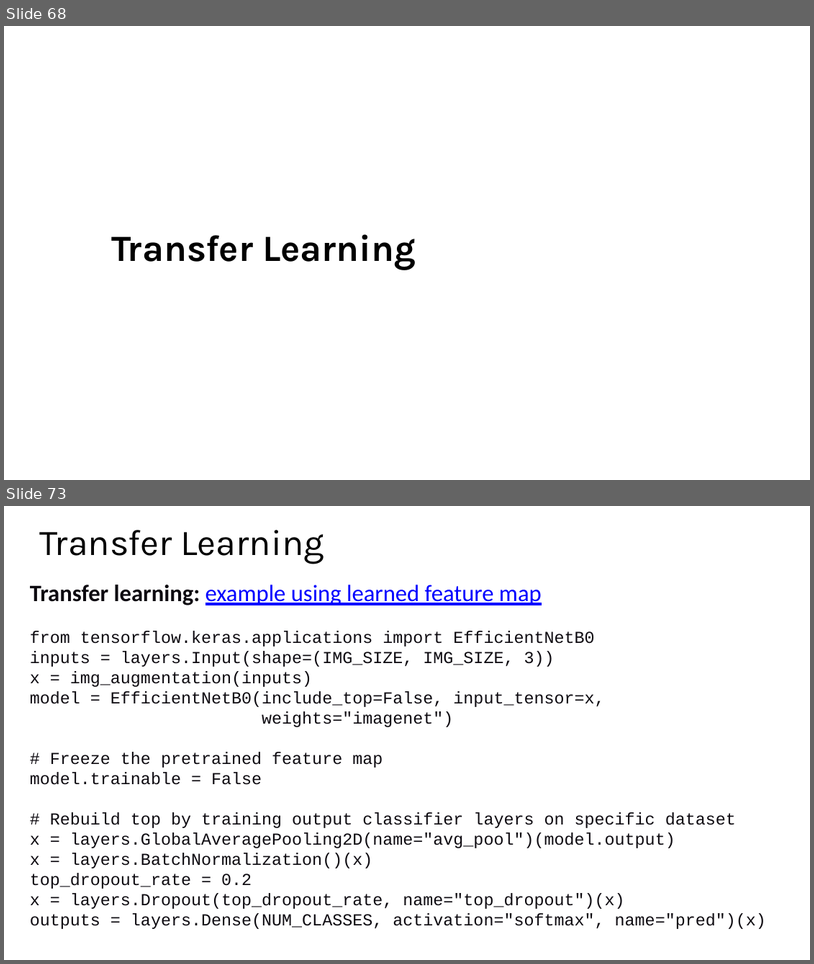
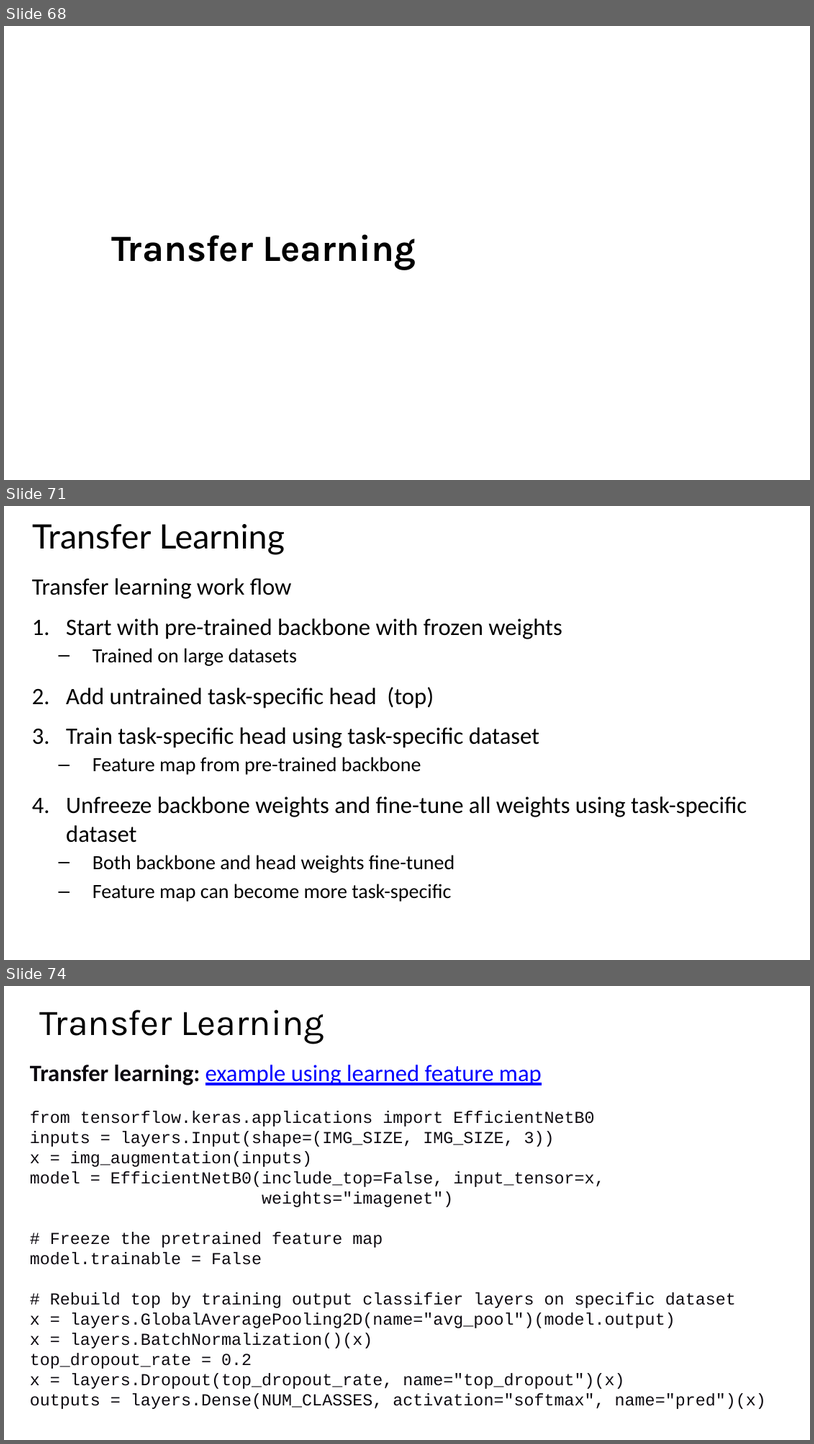
Before and after one commit to StephenElston/CSCI-E25, a slide deck: Slides/6_ConvolutionalNNs.pptx. Shown one above the other, each under a label of ours: slides 68 and 73 before the commit, slides 68, 71 and 74 after it; the slides between them are not shown. The pictures are 814x964 and 814x1444 pixels, drawn with LibreOffice and Linux fonts; fonts in the diff are those of the drawing; background and template pictures are left out. Boxes give left, top, right and bottom in pixels: in the first picture for what was removed or moved away, otherwise in the second. Text is boxed around its words. In the diff, an @@ line names an element or a change of style, - is before the commit and + after.

Commit message:
Update transfer learning slides

```diff
--- a/Slides/6_ConvolutionalNNs.pptx
+++ b/Slides/6_ConvolutionalNNs.pptx
@@ slide 71 added at (4,506,810,960), background #FFFFFF @@
@@ title added at (32,524,286,555), 40 pt, text #000000 @@
+Transfer Learning
@@ text added at (32,578,747,901), 28 pt, text #000000 @@
+Transfer learning work flow
+1. Start with pre-trained backbone with frozen weights
+  – Trained on large datasets
+2. Add untrained task-specific head (top)
+3. Train task-specific head using task-specific dataset
+  – Feature map from pre-trained backbone
+4. Unfreeze backbone weights and fine-tune all weights using task-specific dataset
+  – Both backbone and head weights fine-tuned
+  – Feature map can become more task-specific
@@ what was slide 73 is now slide 74 @@
```
Also in this commit, not shown: 6 slides changed.
